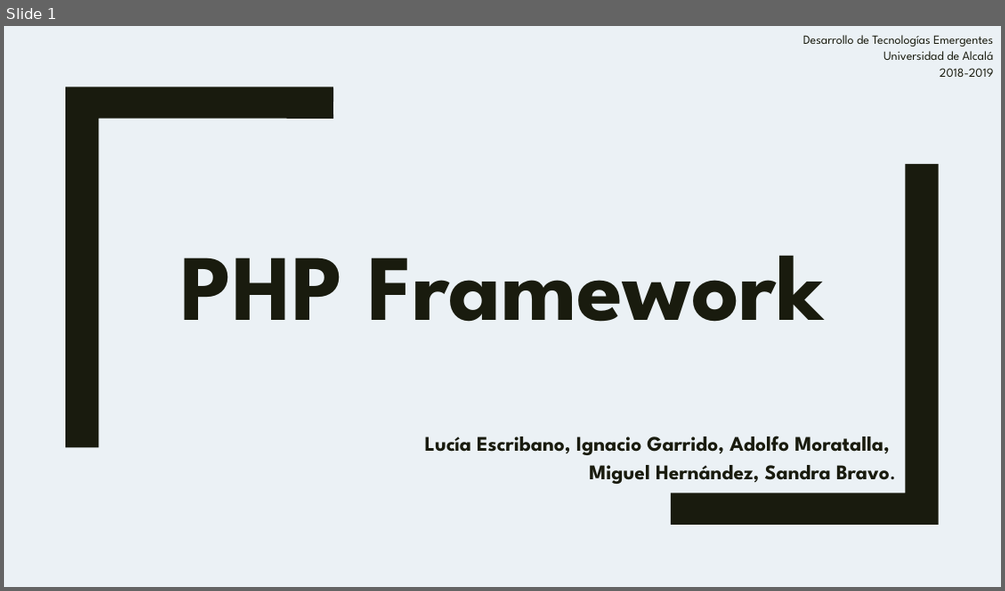
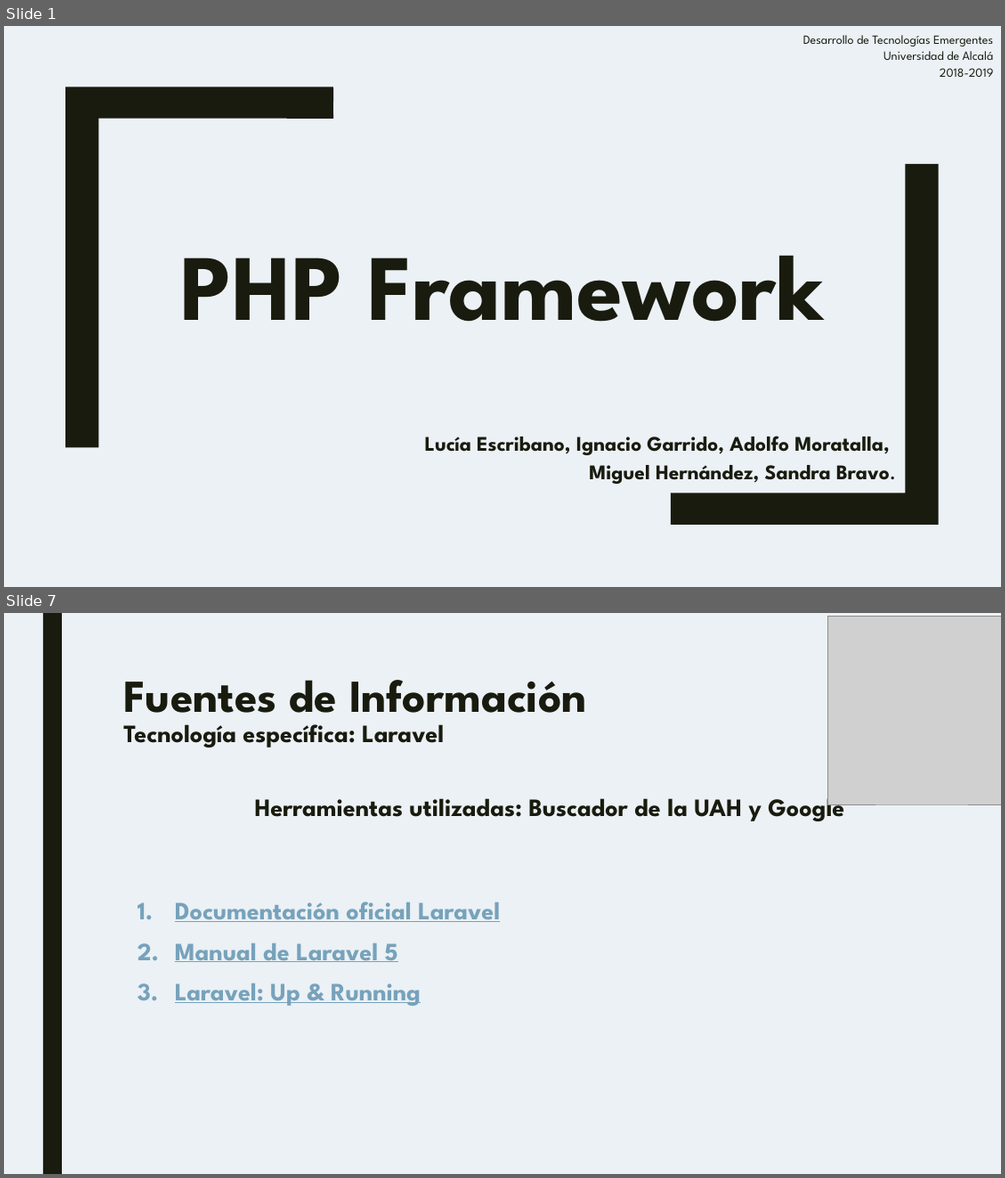
Before and after one commit to IGarrido1996/TG1_T4, a slide deck: Plantilla.pptx. Shown one above the other, each under a label of ours: slide 1 before the commit, slides 1 and 7 after it; the slides between them are not shown. The pictures are 1005x591 and 1005x1178 pixels, drawn with LibreOffice and Linux fonts; fonts in the diff are those of the drawing; grey boxes stand for pictures. Boxes give left, top, right and bottom in pixels: in the first picture for what was removed or moved away, otherwise in the second. Text is boxed around its words. In the diff, an @@ line names an element or a change of style, - is before the commit and + after.

Commit message:
fuentes_de_informacion

```diff
--- a/Plantilla.pptx
+++ b/Plantilla.pptx
@@ slide 7 added at [4,613,1001,1174], background #EBF1F5 @@
@@ rectangle added at [43,613,62,1174], fill #191B0E @@
@@ picture added at [828,616,1001,804] @@
@@ title added at [123,680,587,747], 24 pt, text #191B0E, bold @@
+Fuentes de Información
+Tecnología específica: Laravel
@@ text added at [255,792,844,821], 24 pt, text #191B0E, bold @@
+Herramientas utilizadas: Buscador de la UAH y Google
@@ text added at [175,901,500,1005], 24 pt, text #77A2BB, bold, underline @@
+1. Documentación oficial Laravel
+2. Manual de Laravel 5
+3. Laravel: Up & Running
```
Also in this commit, not shown: 15 other slides added, 6 slides removed.
